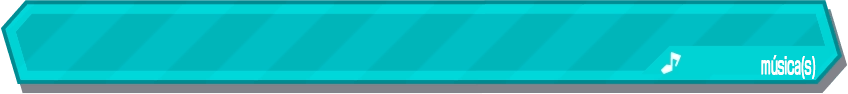
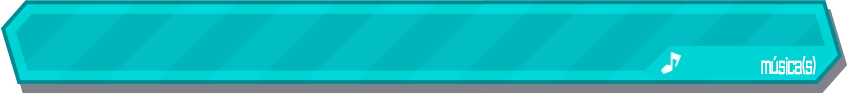
The second 848px x 94px image is a revision of the first. Changes to its layers:
added layer "música(s) V2 Resize" above "música(s) V2" over <box>761,55,816,75</box>
hid "música(s)" (1st of 2) over <box>761,55,816,79</box>
